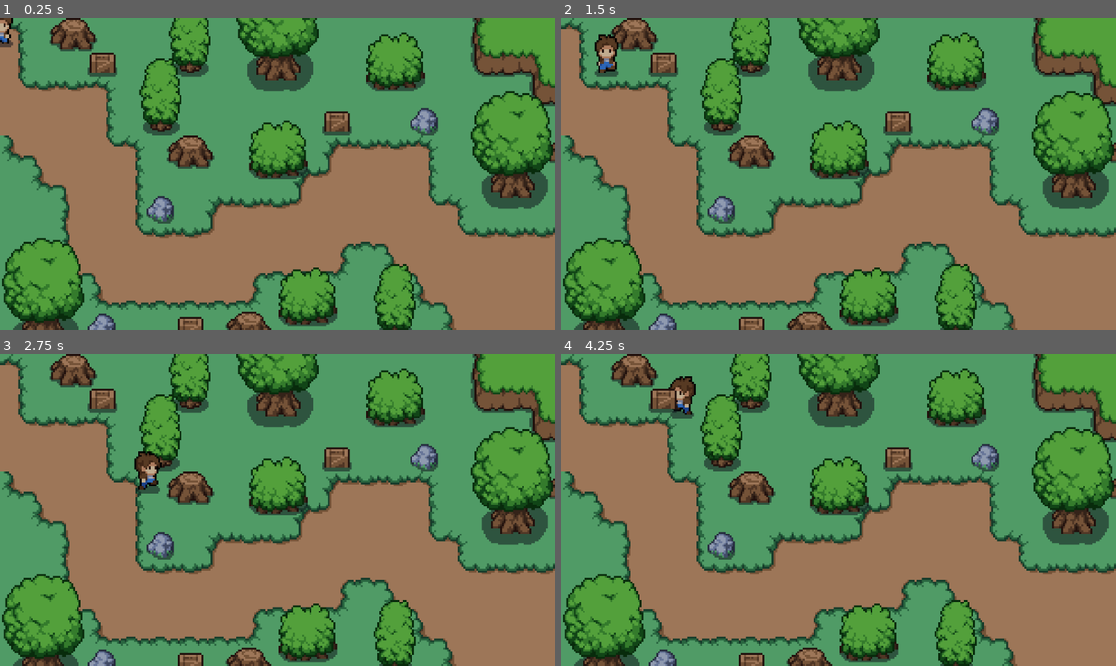
Above: before the commit, frames 1-4 (two rows, left to right).
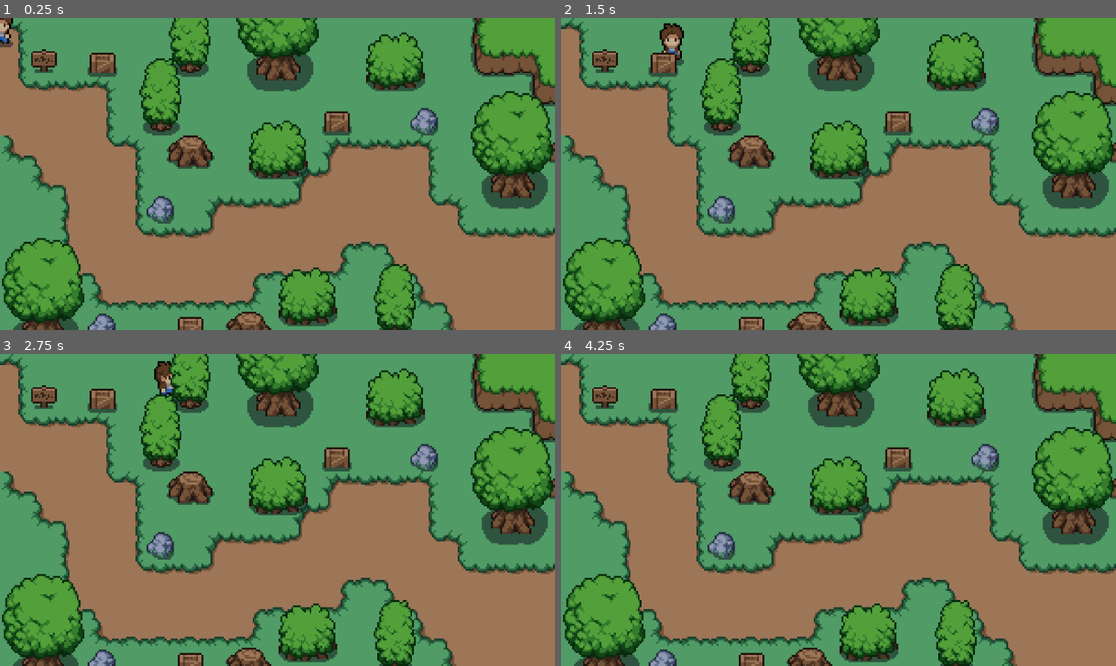
Above: after the commit, the same moments.

Repository: zyguel/Isekai-Pixelated-2D
Game: Godot game, scene res://scenes/world.tscn
The game is run twice, just before and just after one commit, with the same random seed, the same clock (stepped at 60 frames per second) and the same inputs. This scene is started directly instead of the project's main scene.
Inputs:
- Up to frame 1 (0.25 s): no input
- Up to frame 2 (1.5 s): hold Right (ui_right) 0.53-1.28 s; hold Down (ui_down) from 1.28 s (still down)
- Up to frame 3 (2.75 s): release Down (ui_down) at 2.03 s; hold Right (ui_right) from 2.03 s (still down)
- Up to frame 4 (4.25 s): release Right (ui_right) at 2.78 s; hold Up (ui_up) 2.78-3.53 s; hold Left (ui_left) from 3.53 s (still down)

The runs differ from the first frame. In frame 1, 1.0% of the frame differs, in the area x 5-18%, y 0-18%; in frame 2, 1.6%; in frame 3, 1.8%, in the area x 5-33%, y 0-45%; in frame 4, 1.5%.

Commit message:
add enemy

Diff:
--- /dev/null
+++ b/scenes/enemy.tscn
@@ -0,0 +1,3 @@
+[gd_scene format=3 uid="uid://dxfv77ny5cmrp"]
+
+[node name="enemy" type="CharacterBody2D"]
--- a/scenes/world.tscn
+++ b/scenes/world.tscn
@@ -226,6 +226,6 @@
 layer_2/y_sort_enabled = true
 layer_2/y_sort_origin = 0
 layer_2/z_index = 0
-layer_2/tile_data = PackedInt32Array(2, 655362, 7, 262150, 655362, 7, 262163, 655362, 7, 24, 655362, 7, 655368, 655362, 7, 9, 2, 5, 262161, 2, 5, 589825, 2, 5, 131077, 524290, 6, 6, 524290, 6, 589837, 524290, 6, 589845, 524290, 6, 262153, 393218, 7, 65549, 393218, 7, 589834, 393218, 7, 655363, 2, 1, 393221, 2, 1, 196622, 2, 1, 20, 2, 1, 196619, 327682, 0, 262166, 327682, 0, 655366, 327682, 0, 65539, 327682, 0, 655384, 327682, 0)
+layer_2/tile_data = PackedInt32Array(262150, 655362, 7, 262163, 655362, 7, 24, 655362, 7, 655368, 655362, 7, 9, 2, 5, 262161, 2, 5, 589825, 2, 5, 131077, 524290, 6, 6, 524290, 6, 589837, 524290, 6, 589845, 524290, 6, 262153, 393218, 7, 65549, 393218, 7, 589834, 393218, 7, 655363, 2, 1, 393221, 2, 1, 196622, 2, 1, 20, 2, 1, 196619, 327682, 0, 262166, 327682, 0, 655366, 327682, 0, 65539, 327682, 0, 655384, 327682, 0, 65537, 2, 0)
 
 [node name="player" parent="." instance=ExtResource("4_5s708")]
